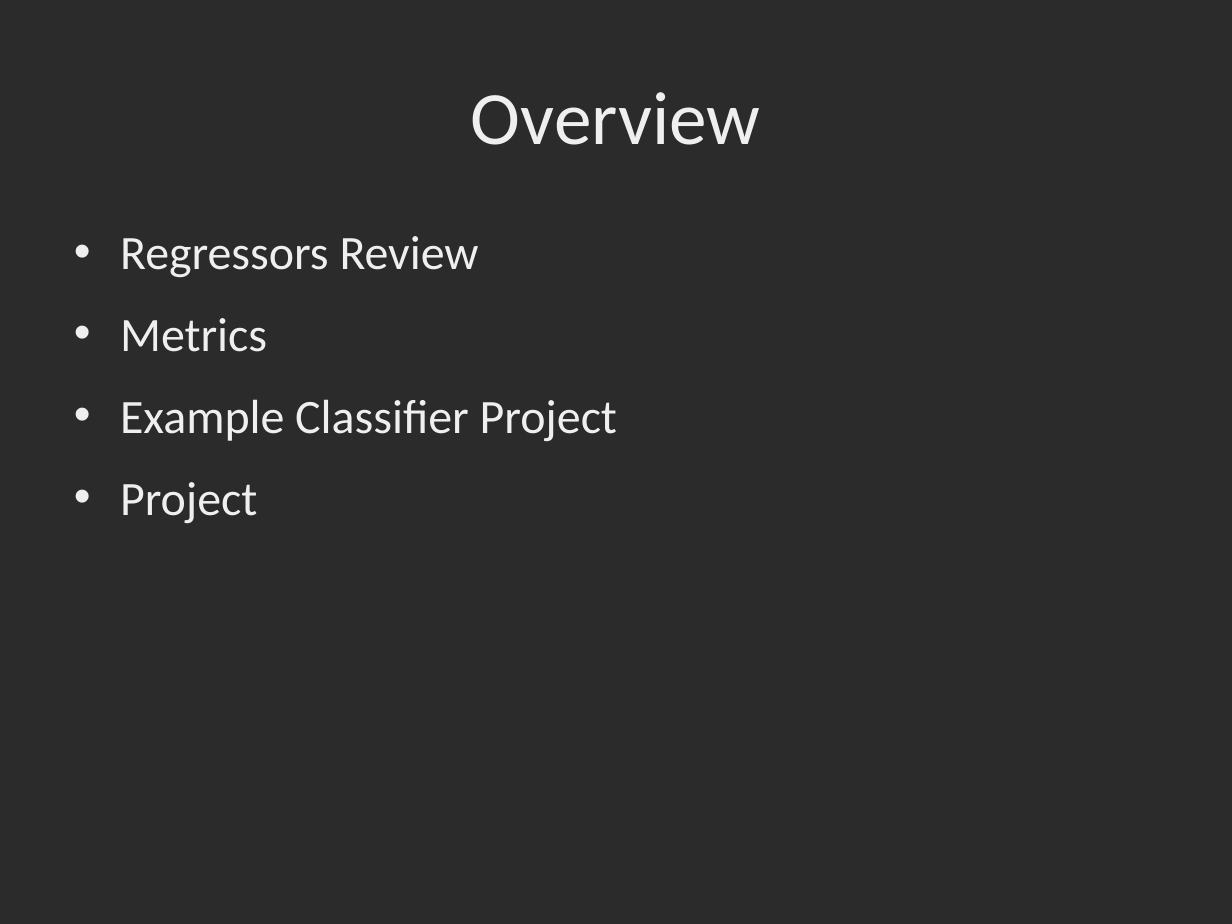
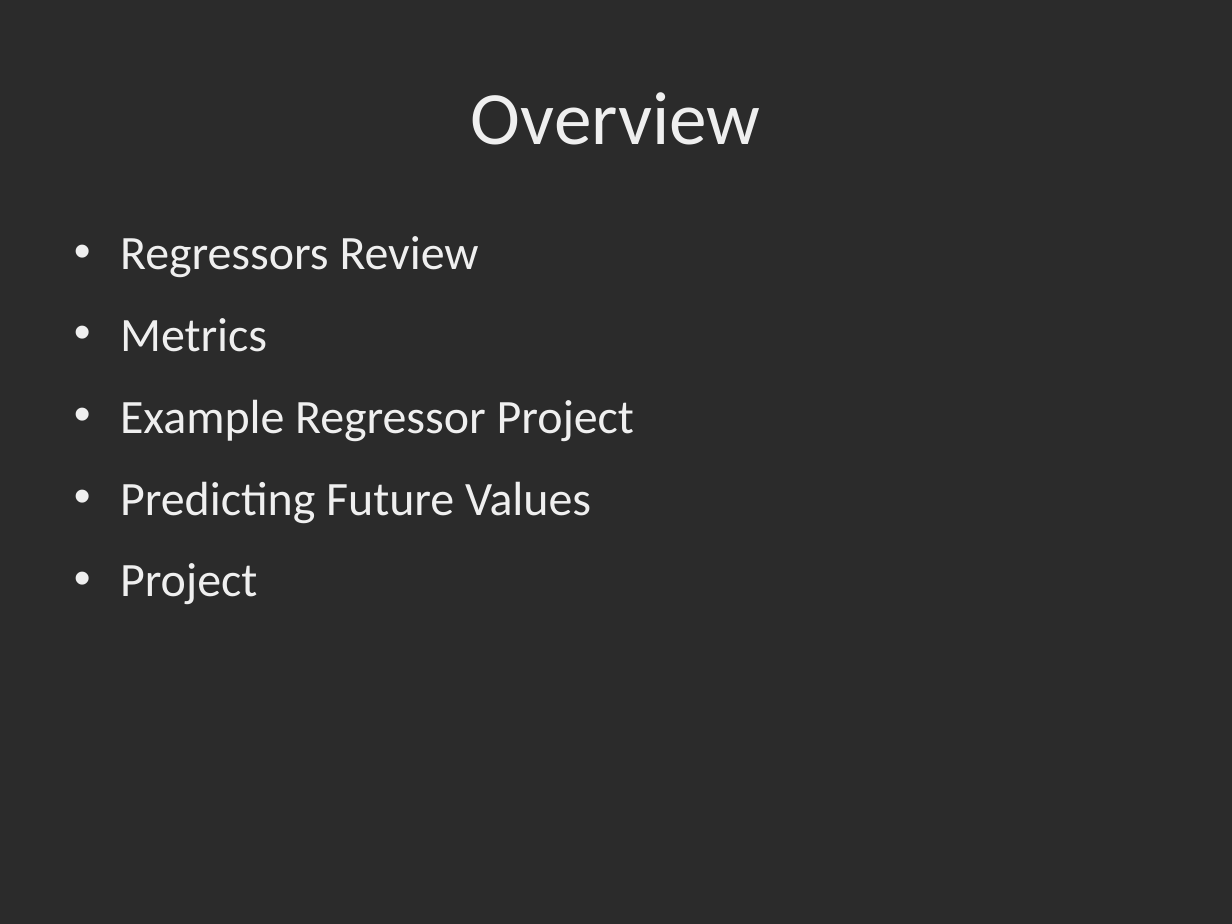
Before and after one commit to dbowmans46/PracticalProgramming, a slide deck: slide 3 of Session 7 - Python/Instructional Material/Machine Learning Slides/Session 7 - Python ML 11: Review and Project for Regressors.odp. Drawn at 1232x924 pixels with LibreOffice and Linux fonts; fonts in the diff are those of the drawing; background and template pictures are left out; a plain dark background stands for a picture behind light text. Boxes give left, top, right and bottom in pixels: in the first picture for what was removed or moved away, otherwise in the second. Text is boxed around its words. In the diff, an @@ line names an element or a change of style, - is before the commit and + after.

```diff
--- a/Session 7 - Python/Instructional Material/Machine Learning Slides/Session 7 - Python ML 11: Review and Project for Regressors.odp
+++ b/Session 7 - Python/Instructional Material/Machine Learning Slides/Session 7 - Python ML 11: Review and Project for Regressors.odp
@@ text at box(120, 399, 634, 524): text changed @@
-• Example Classifier Project
+• Example Regressor Project
+• Predicting Future Values
```
Also in this commit, not shown: 4 slides added, 7 other files.
